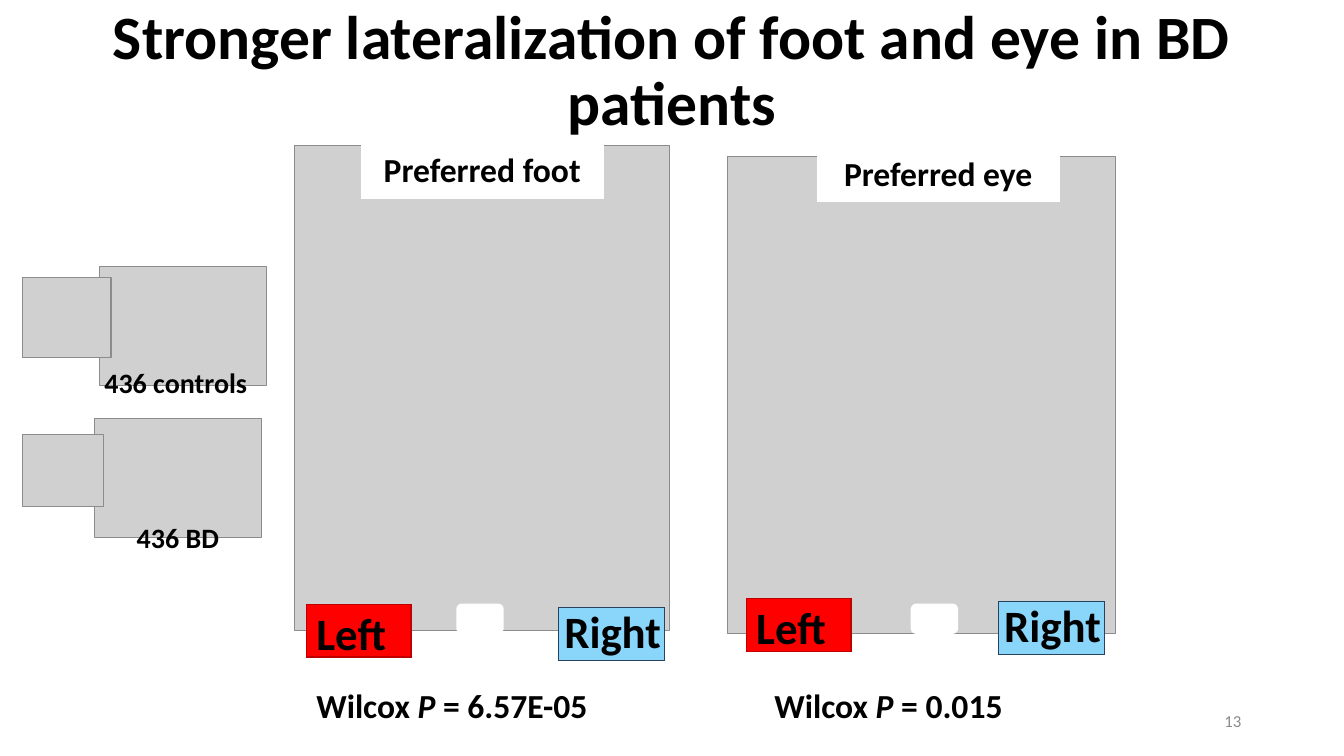
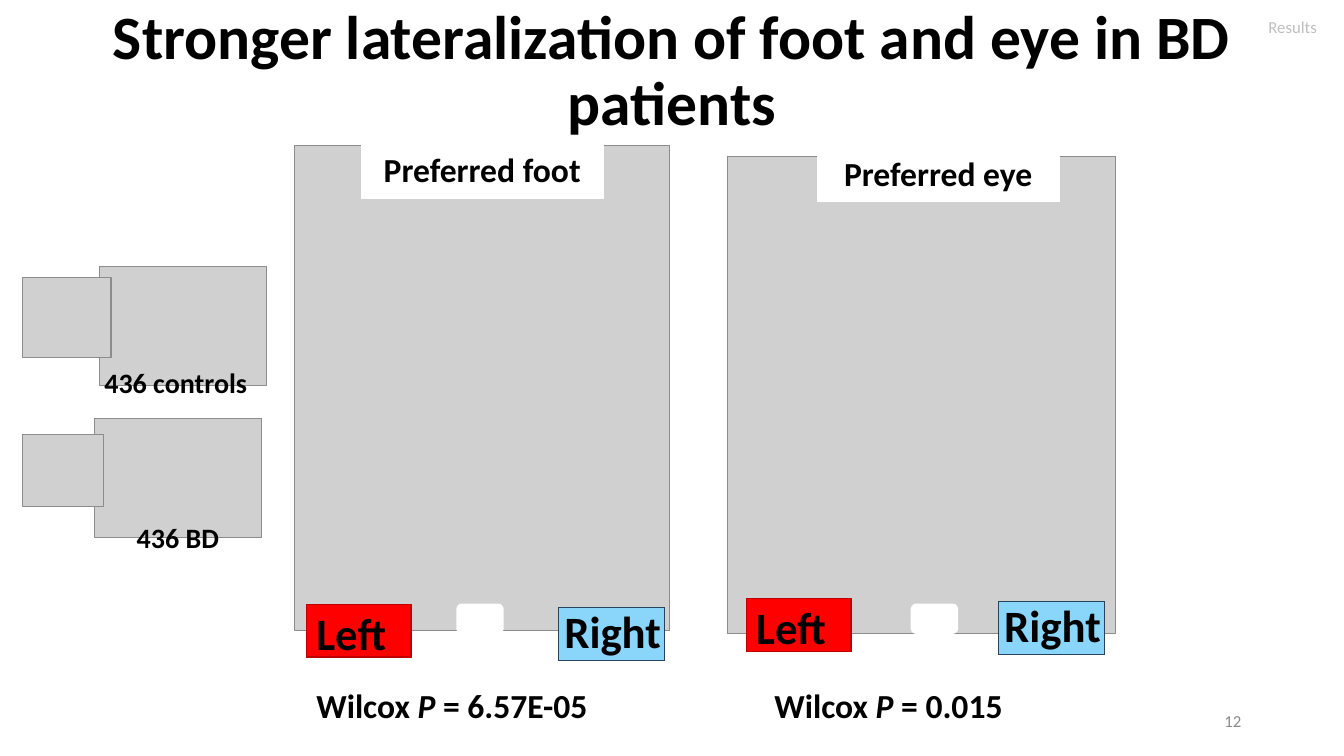
Before and after one commit to igarcia17/EHI_laterality, a slide deck: slide 12 of NorthSeaLateralityCongress_InesGarciaOrtiz.pptx (slide 13 before the commit). Drawn at 1344x756 pixels with LibreOffice and Linux fonts; fonts in the diff are those of the drawing; grey boxes stand for pictures. Boxes give left, top, right and bottom in pixels: in the first picture for what was removed or moved away, otherwise in the second. Text is boxed around its words. In the diff, an @@ line names an element or a change of style, - is before the commit and + after.

```diff
--- a/NorthSeaLateralityCongress_InesGarciaOrtiz.pptx
+++ b/NorthSeaLateralityCongress_InesGarciaOrtiz.pptx
@@ text added at bbox=[1268, 21, 1317, 33], 12 pt, text #BFBFBF @@
+Results
@@ page number at bbox=[1224, 716, 1241, 727]: text changed @@
-13
+12
```
Also in this commit, not shown: 10 other slides changed, 2 slides added, 1 slide removed, 1 other file.
